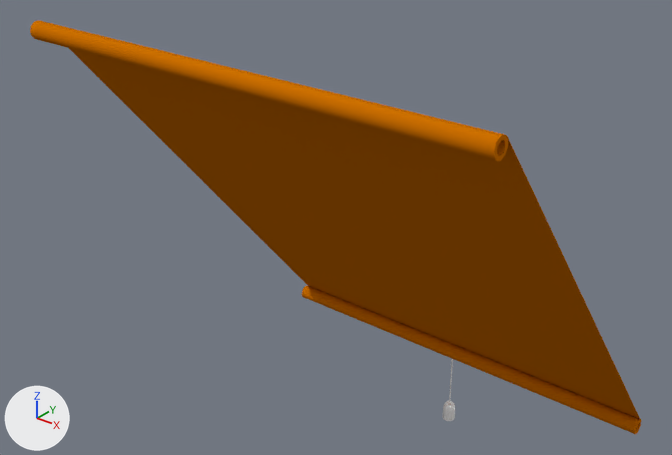
The Blender file models/products/Dachfenster genormt (Velux, Roto, Braas, etc.).blend, before and after one commit.
The view is the same before and after, from a 50 mm camera at (1.35, -1.32, 1.21) aimed at (-0.11, 0.5, 0.08). Lighting does not change. The marker at lower left points along +X, +Y and +Z.

The scene before the commit, as lines of its bpy script (objects in view):
```python
ob_cube = bpy.data.objects.new('Cube', me_cube)
ob_cube.location = (0.0, 0.993, -0.644)
ob_cube.scale = (0.0015, 0.0015, 0.105)
ob_stoff_001 = bpy.data.objects.new('Stoff.001', me_plane_001)
ob_stoff_001.location = (0.0, 0.508, 0.076)
ob_stoff_001.rotation_euler = (0.873, 0.0, -3.142)  # degrees (50, 0, -180)
ob_stoffende_002 = bpy.data.objects.new('Stoffende.002', me_cylinder_004)
ob_stoffende_002.location = (0.0, 0.0, 0.647)
ob_stoffende_002.rotation_euler = (1.571, 0.873, 1.571)  # degrees (90, 50, 90)
ob_stoffende_003 = bpy.data.objects.new('Stoffende.003', me_cylinder_005)
ob_stoffende_003.location = (0.0, 0.992, -0.535)
ob_stoffende_003.rotation_euler = (1.571, 0.873, 1.571)  # degrees (90, 50, 90)
ob_zugding_unten = bpy.data.objects.new('Zugding unten', me_sphere_001)
ob_zugding_unten.location = (0.0, 0.993, -0.772)
ob_zugding_unten.scale = (0.069, 0.069, 0.069)
```
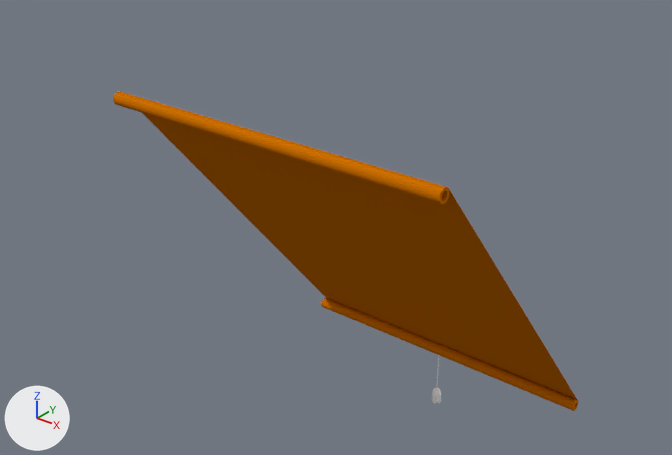
Location of each change, [x1, y1, x2, y2] in pixels of the pictures (672 x 455 px):
'Stoff.001', reshaped, moved, rescaled (24% narrower, 23% shorter): before [69, 48, 640, 419]; after [143, 113, 577, 400]
'Stoffende.002', moved, rescaled (30% narrower, 20% shorter): before [30, 20, 508, 161]; after [113, 91, 449, 204]
'Stoffende.003', moved, rescaled (24% narrower, 23% shorter): before [302, 286, 641, 434]; after [321, 298, 579, 411]
'Zugding unten', moved, rescaled (23% narrower, 23% shorter): before [443, 400, 455, 421]; after [432, 387, 441, 403]

The change, as a diff of the scene's bpy script:
```diff
--- a/models/products/Dachfenster genormt (Velux, Roto, Braas, etc.).blend.py
+++ b/models/products/Dachfenster genormt (Velux, Roto, Braas, etc.).blend.py
@@ me_plane_001 @@
 me_plane_001.from_pydata(...)  # 4 vertices, 1 face; spans x -0.65..0.65, y -0.78..0.76, z 0.0
 # used by ob_stoff_001; location = (0.0, 0.508, 0.076); rotation_euler = (0.873, 0.0, -3.142), in degrees (50, 0, -180)
-me_plane_001.vertices[2].co = (-0.65, 0.76, 0.0)
-me_plane_001.vertices[3].co = (0.65, 0.76, 0.0)
+# me_plane_001 part 1
+me_plane_001.vertices[2].co = (-0.65, 0.91, 0.0)
+me_plane_001.vertices[3].co = (0.65, 0.91, 0.0)
 me_plane_001.materials.append(mat_stoff_01)
@@ ob_stoff_001 @@
 ob_stoff_001 = bpy.data.objects.new('Stoff.001', me_plane_001)
-ob_stoff_001.location = (0.0, 0.508, 0.076)
+ob_stoff_001.location = (0.0, 0.541, -0.025)
 ob_stoff_001.rotation_euler = (0.873, 0.0, -3.142)  # degrees (50, 0, -180)
+ob_stoff_001.scale = (0.747, 0.747, 0.747)
 _m = ob_stoff_001.modifiers.new('Solidify', 'SOLIDIFY')
@@ ob_stoffende_002 @@
 ob_stoffende_002 = bpy.data.objects.new('Stoffende.002', me_cylinder_004)
-ob_stoffende_002.location = (0.0, 0.0, 0.647)
+ob_stoffende_002.location = (0.0, 0.095, 0.481)
 ob_stoffende_002.rotation_euler = (1.571, 0.873, 1.571)  # degrees (90, 50, 90)
+ob_stoffende_002.scale = (0.747, 0.747, 0.747)
 _m = ob_stoffende_002.modifiers.new('Solidify', 'SOLIDIFY')
@@ ob_zugding_unten @@
 ob_zugding_unten = bpy.data.objects.new('Zugding unten', me_sphere_001)
-ob_zugding_unten.location = (0.0, 0.993, -0.772)
-ob_zugding_unten.scale = (0.069, 0.069, 0.069)
+ob_zugding_unten.location = (0.0, 0.904, -0.659)
+ob_zugding_unten.scale = (0.0515, 0.0515, 0.0515)
 _m = ob_zugding_unten.modifiers.new('EdgeSplit', 'EDGE_SPLIT')
@@ ob_stoffende_003 @@
 ob_stoffende_003 = bpy.data.objects.new('Stoffende.003', me_cylinder_005)
-ob_stoffende_003.location = (0.0, 0.992, -0.535)
+ob_stoffende_003.location = (0.0, 0.903, -0.482)
 ob_stoffende_003.rotation_euler = (1.571, 0.873, 1.571)  # degrees (90, 50, 90)
+ob_stoffende_003.scale = (0.747, 0.747, 0.747)
 _m = ob_stoffende_003.modifiers.new('Solidify', 'SOLIDIFY')
@@ ob_cube @@
 ob_cube = bpy.data.objects.new('Cube', me_cube)
-ob_cube.location = (0.0, 0.993, -0.644)
+ob_cube.location = (0.0, 0.904, -0.563)
 ob_cube.scale = (0.0015, 0.0015, 0.105)
```
